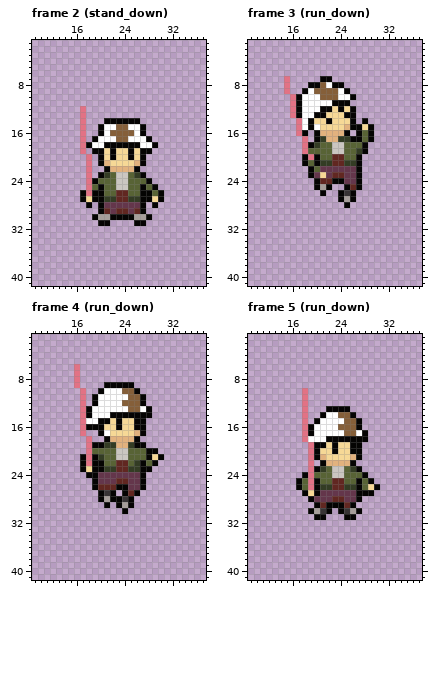
Two states of a pixel-art file, art/characters/playerH.aseprite. This is how it looked before the edit.
48x48 pixels, 105 frames. Shown: frame 2 (stand_down): x 9..37, y 1..41; frame 3 (run_down): x 9..37, y 1..41; frame 4 (run_down): x 9..37, y 1..41; frame 5 (run_down): x 9..37, y 1..41. The commit also changed other frames, which this record leaves out.
The result:
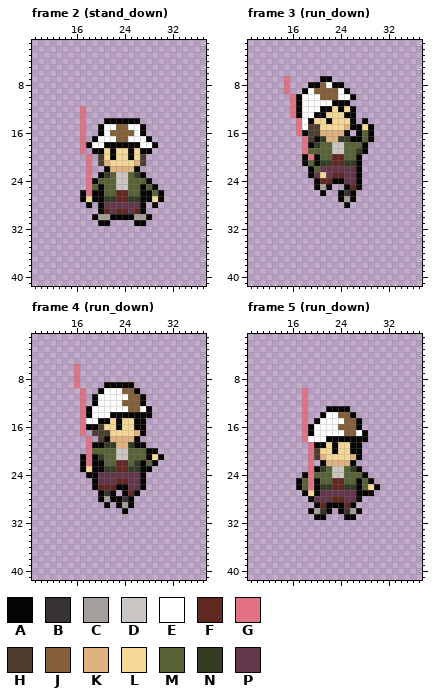
Palette (. is transparent): A #050403  B #373334  C #a69e9a  D #cbc6c1  E #ffffff  F #612721  G #e27285  H #4c3d2e  J #855f39  K #e2b27e  L #f6d896  M #586335  N #333c24  P #64364b
Edits made:
Frame 2 (stand_down), layer "Layer 2":
Colour A gives way to colour H in rows 20 to 21 at x 20 and 27.
Frame 3 (run_down), layer "Layer 2":
The edit adds colour H in rows 16 to 17 at x 19.
Colour A gives way to colour H in row 15 at x 19; in row 16 at x 20.
Colour E gives way to colour H in row 15 at x 20.
Frame 4 (run_down), layer "Layer 2":
The edit adds colour H in row 17 at x 19; in row 18 at x 20.
Colour A gives way to colour H in rows 16 to 17 at x 20.
Colour E gives way to colour H in row 17 at x 21.
Frame 5 (run_down), layer "Layer 2":
Colour A gives way to colour H in rows 20 to 21 at x 20.
